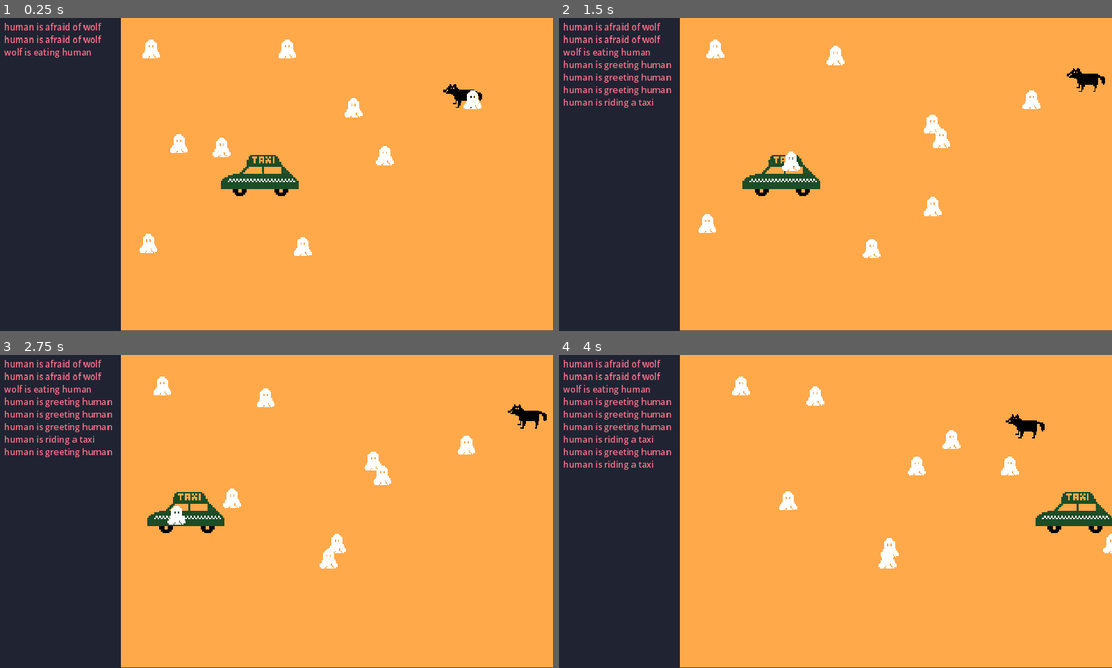
Above: before the commit, frames 1-4 (two rows, left to right).
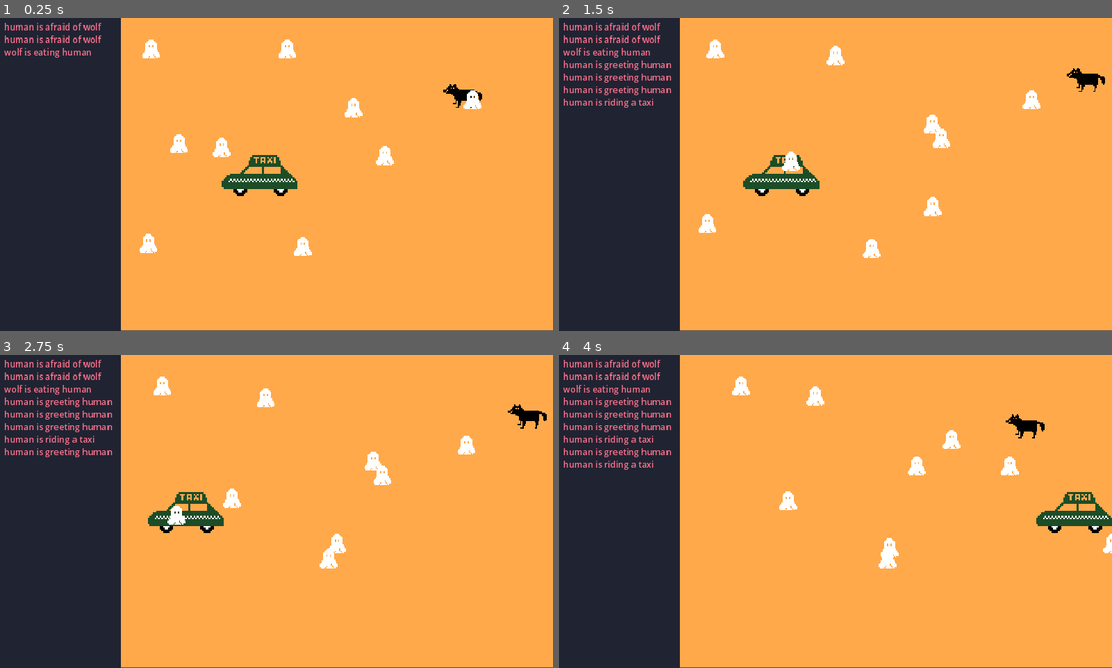
Above: after the commit, the same moments.

Repository: matiasautio/ld55-summoning
Game: Godot game, scene res://levels/test_level.tscn
Same seed, same stepped clock (60 frames per second), same inputs: the game is played once before the commit and once after it.
Inputs (mouse positions are in pixels of both pictures, inside the frame that each line leads up to):
- Up to frame 1 (0.25 s): no input
- Up to frame 2 (1.5 s): move the mouse to (758, 146) at 0.52 s; click (758, 146) at 0.67 s; move the mouse to (940, 136) at 1.27 s; click (940, 136) at 1.42 s
- Up to frame 3 (2.75 s): move the mouse to (326, 567) at 2.02 s; click (326, 567) at 2.17 s
- Up to frame 4 (4 s): move the mouse to (896, 542) at 2.77 s; click (896, 542) at 2.92 s; move the mouse to (1012, 461) at 3.52 s; click (1012, 461) at 3.67 s

The runs differ from the first frame. In frame 1, 0.2% of the frame differs, in the area x 39-55%, y 43-57%; in frame 2, 0.1%; in frame 3, 0.2%; in frame 4, 0.2%, in the area x 86-100%, y 43-57%.

Commit message:
more animations

Diff:
--- a/creatures/taxi.tscn
+++ b/creatures/taxi.tscn
@@ -25,7 +25,7 @@
 script = ExtResource("1_tcwuf")
 
 [node name="AnimatedSprite2D" type="AnimatedSprite2D" parent="."]
-scale = Vector2(0.25, 0.25)
+scale = Vector2(0.35, 0.35)
 sprite_frames = SubResource("SpriteFrames_mfjv1")
 
 [node name="CollisionShape2D" type="CollisionShape2D" parent="."]
Binary file changed: art/donut.png
Binary file added: art/human1_socialize_1.png
Not shown, added: art/human1_socialize_1.png.import
Binary file added: art/human1_socialize_2.png
Not shown, added: art/human1_socialize_2.png.import
Binary file added: art/human1_socialize_3.png
Not shown, added: art/human1_socialize_3.png.import
Binary file changed: art/taxi.png
